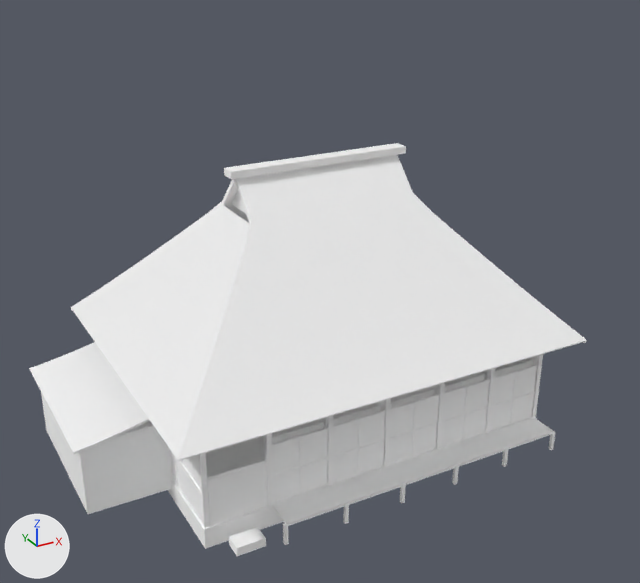
The glTF model public/assets/models/architecture/minka-totan_2.glb as it was, and as the next commit left it.
Both versions are drawn from a 50 mm camera at (-11.49, -20.97, 14.91) aimed at (-0.8, -1.52, 5.19). Arrows for +X, +Y and +Z are at lower left; the lights stay in place. The first picture is the older version. Where no turn or scale is listed for an object, it has been applied to the vertices. Vertices at exactly the same position are counted once.

In view in the first picture: 'minka-totan_2'.
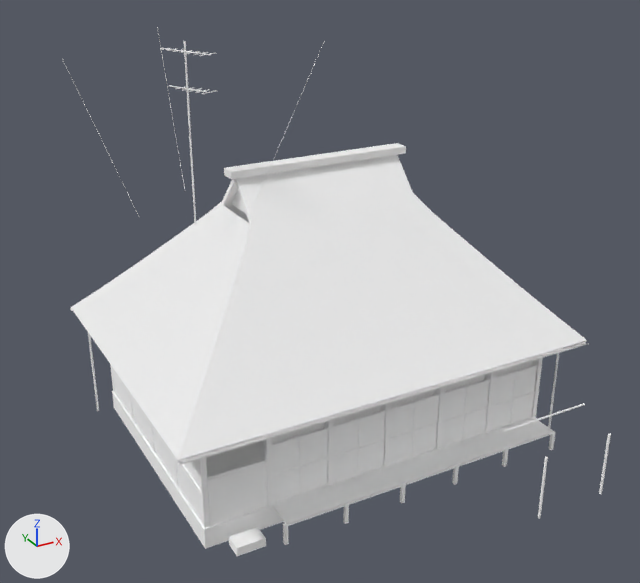
Where the newer file only moved an object's origin or applied its transform, the numbers keep the older frame.

What the commit changed:
me_minka_totan_2 is used by ob_minka_totan_2; location (-0.85, -0.03, 4.24).
me_minka_totan_2 had 2096 vertices, 3830 faces and spanned x -7.05..7.05, y -4.73..4.73, z -4.24..4.24.
me_minka_totan_2 now has 2211 vertices, 3938 faces and spans x -6.11..7.05, y -7.01..4.8, z -4.24..7.59.
me_minka_totan_2 part 1: a new loose piece, a 6-sided cylinder along z spanning x 3.615..3.685, y -7.015..-6.935, z -4.243..-2.343, in mat_stone_granite (white #ffffff).
me_minka_totan_2 part 2: a new loose piece, a 6-sided cylinder along z spanning x 5.815..5.885, y -7.015..-6.935, z -4.243..-2.343, in mat_stone_granite (white #ffffff).
me_minka_totan_2 part 3: a new loose piece, a 6-sided cylinder along z spanning x 6.72..6.78, y -3.945..-3.875, z -4.243..-0.903, in mat_stone_granite (white #ffffff).
me_minka_totan_2 part 4: a new loose piece, a 6-sided cylinder along z spanning x -5.08..-5.02, y 3.925..3.995, z -4.243..-0.903, in mat_stone_granite (white #ffffff).
me_minka_totan_2 part 5: a new loose piece, a 6-sided cylinder along z spanning x -2.872..-2.828, y 0.0..0.05, z 2.892..7.592, in mat_stone_granite (white #ffffff).
me_minka_totan_2 part 6: a new loose piece, an 8-sided cylinder along x spanning x 2.15..4.75, y -7.0..-6.95, z -1.117..-1.067, in mat_stone_granite (white #ffffff).
me_minka_totan_2 part 7: a new loose piece of 18 vertices spanning x -5.35..7.05, y -4.76..-4.63, z -0.96..-0.9, in mat_stone_granite (white #ffffff).
me_minka_totan_2 part 8: the loose piece of 129 vertices spanning x -7.05..-4.44, y -1.69..3.26, z -1.9..-1.34 is deleted.
me_minka_totan_2 part 9: the loose piece of 8 vertices spanning x -6.85..-4.45, y -1.49..3.07, z -3.94..-1.84 is deleted.
me_minka_totan_2 part 10: 24 vertices added at x -6.11..0.13, y -1.61..2.9, z 3.49..7.59.
me_minka_totan_2 part 11: 16 vertices added at x -3.21..-2.49, y -0.76..0.81, z 6.43..7.35.
Other edits to the shape of me_minka_totan_2 do not show in these pictures.

Location of each change, (x1, y1, x2, y2) in pixels of the pictures (640 x 583 px):
'minka-totan_2', reshaped (28% taller)
    before: (29, 143, 587, 556)
    after: (62, 27, 611, 556)
part 1 of me_minka_totan_2, added
    after: (538, 456, 548, 518)
part 2 of me_minka_totan_2, added
    after: (599, 434, 611, 494)
part 3 of me_minka_totan_2, added (mostly hidden)
    after: (548, 349, 559, 428)
part 4 of me_minka_totan_2, added
    after: (88, 333, 99, 411)
part 5 of me_minka_totan_2, added
    after: (184, 41, 196, 225)
part 6 of me_minka_totan_2, added
    after: (504, 403, 585, 432)
part 7 of me_minka_totan_2, added
    after: (177, 343, 589, 465)
part 8 of me_minka_totan_2, deleted
    before: (29, 342, 150, 454)
part 9 of me_minka_totan_2, deleted
    before: (41, 393, 173, 514)
part 10 of me_minka_totan_2, added
    after: (62, 27, 324, 218)
part 11 of me_minka_totan_2, added
    after: (160, 48, 211, 92)
